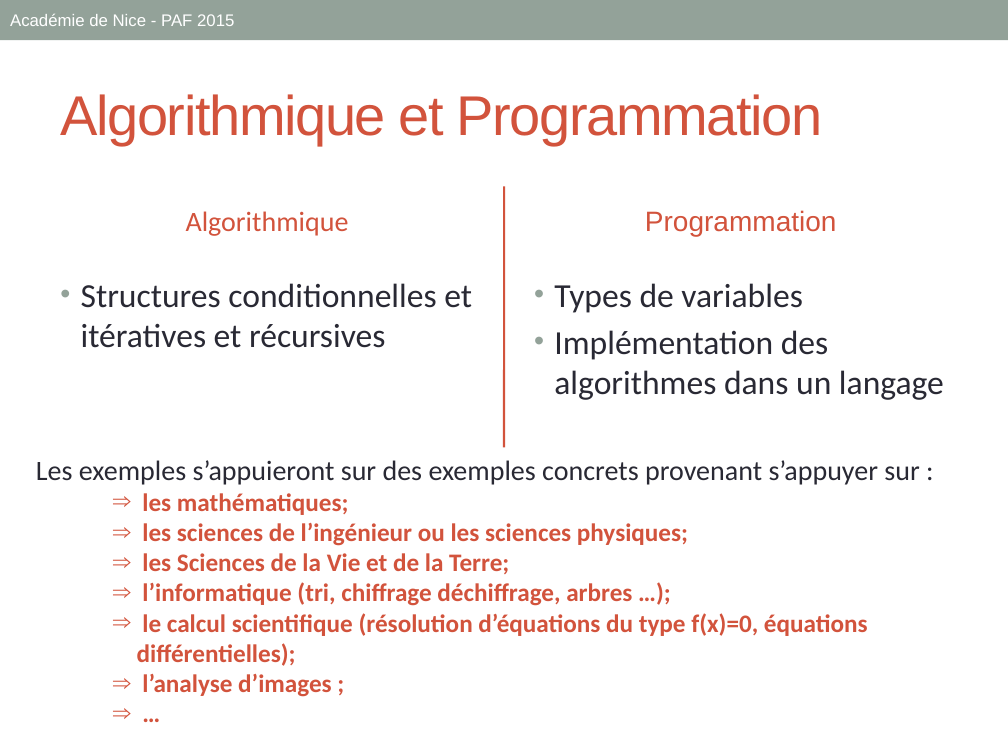
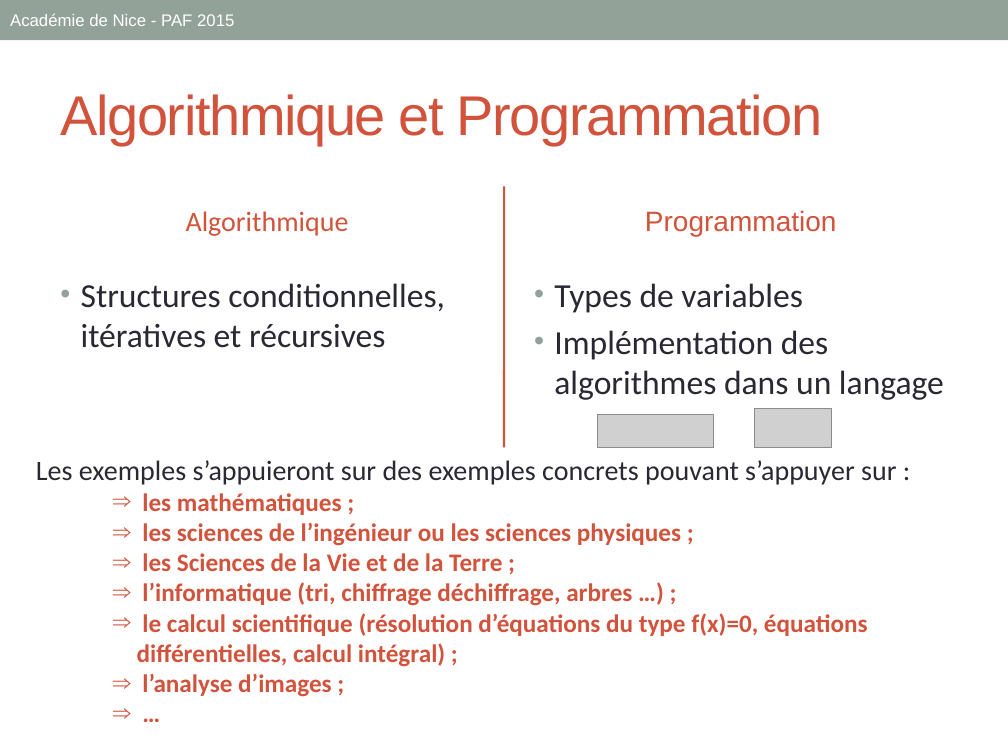
Before and after one commit to xpessoles/Formations, a slide deck: slide 2 of 03_Algorithmique/ALGO1_PPT.pptx. Drawn at 1008x756 pixels with LibreOffice and Linux fonts; fonts in the diff are those of the drawing; grey boxes stand for pictures. Boxes give left, top, right and bottom in pixels: in the first picture for what was removed or moved away, otherwise in the second. Text is boxed around its words. In the diff, an @@ line names an element or a change of style, - is before the commit and + after.

```diff
--- a/03_Algorithmique/ALGO1_PPT.pptx
+++ b/03_Algorithmique/ALGO1_PPT.pptx
@@ text at (81, 283, 445, 348): text changed @@
-• Structures conditionnelles et itératives et récursives
+• Structures conditionnelles, itératives et récursives
@@ picture added at (598, 415, 714, 448) @@
@@ picture added at (754, 408, 832, 448) @@
@@ text at (36, 460, 896, 667): text changed @@
-Les exemples s’appuieront sur des exemples concrets provenant s’appuyer sur :
-    ⇒ les mathématiques;
-    ⇒ les sciences de l’ingénieur ou les sciences physiques;
-    ⇒ les Sciences de la Vie et de la Terre;
-    ⇒ l’informatique (tri, chiffrage déchiffrage, arbres …);
-    ⇒ le calcul scientifique (résolution d’équations du type f(x)=0, équations différentielles);
+Les exemples s’appuieront sur des exemples concrets pouvant s’appuyer sur :
+    ⇒ les mathématiques ;
+    ⇒ les sciences de l’ingénieur ou les sciences physiques ;
+    ⇒ les Sciences de la Vie et de la Terre ;
+    ⇒ l’informatique (tri, chiffrage déchiffrage, arbres …) ;
+    ⇒ le calcul scientifique (résolution d’équations du type f(x)=0, équations différentielles, calcul intégral) ;
```
Also in this commit, not shown: 1 other slide changed, 12 other files.
